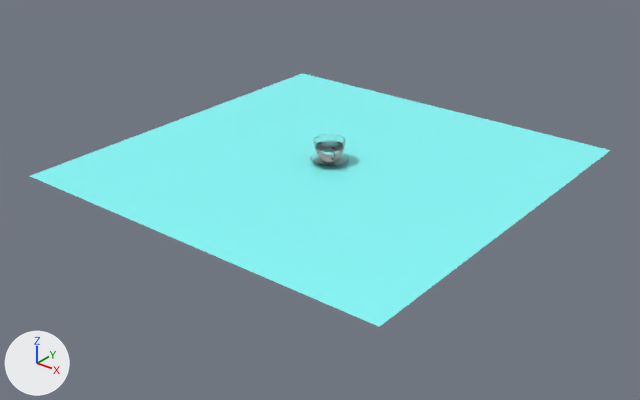
Two versions of the Blender file BlendFiles/donuts.blend, one commit apart.
Both versions are drawn from a camera (50 mm lens) standing at (2.43, -3.11, 1.71) and looking at (0.03, -0.11, -0.15). The axes (+X, +Y, +Z) are drawn at lower left. The lights are the same throughout.
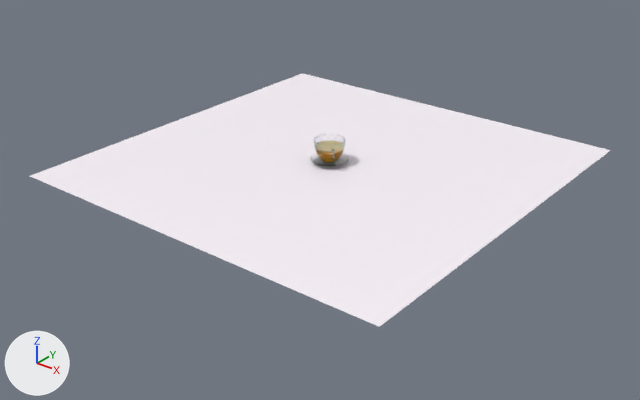
Diff of the bpy script that builds the scene:
```diff
--- a/BlendFiles/donuts.blend.py
+++ b/BlendFiles/donuts.blend.py
@@ mat_material_001 @@
 mat_material_001 = principled_material('Material.001')
-mat_material_001.base_color = (0.25, 1.0, 1.0)  # cyan #89ffff
+mat_material_001.base_color = (0.999, 0.932, 1.0)  # white #fff7ff
@@ mat_material_009 @@
 mat_material_009 = principled_material('Material.009')
-mat_material_009.base_color = (1.0, 1.0, 1.0)  # white #ffffff
+mat_material_009.base_color = (0.7, 0.29, 0.0)  # orange #da9300
 mat_material_009.roughness = 0.0
 mat_material_009.ior = 1.45
+mat_material_009.subsurface_weight = 1.0
+mat_material_009.subsurface_scale = 0.3
 mat_material_009.transmission_weight = 1.0
@@ mat_condensation @@
+mat_condensation = bpy.data.materials.new('Condensation')
+# nodes: BsdfPrincipled, Math, Mix, OutputMaterial, TexCoord, TexVoronoi, ValToRGB
+# colours: black #000000, white #ffffff, beige #f8c086
@@ me_cylinder_001 @@
 # used by ob_wasser; parent = ob_cylinder; location = (0.0, 0.0, 0.0539); rotation_euler = (0.0, 0.0, -2.284), in degrees (0, 0, -131); scale = (1.52, 1.52, 1.01)
-me_cylinder_001.from_pydata(...)  # 384 vertices, 354 faces; spans x -0.0461..0.0461, y -0.0461..0.0461, z -0.0447..0.0335
+me_cylinder_001.from_pydata(...)  # 448 vertices, 418 faces; spans x -0.0461..0.0461, y -0.0461..0.0461, z -0.0447..0.0335
+# me_cylinder_001 part 1: 97 faces spanning x -0.0461..0.0461, y -0.0461..0.0461, z 0.0323..0.0335 switch from mat_material_009 (white #ffffff) to mat_condensation
```

Where the change shows, as pixel boxes [x1, y1, x2, y2] in the pictures (640 x 400 px):
'Plane', recoloured (cyan to white)
    both: [30, 73, 611, 327]
'Wasser', recoloured
    both: [318, 141, 342, 146]
